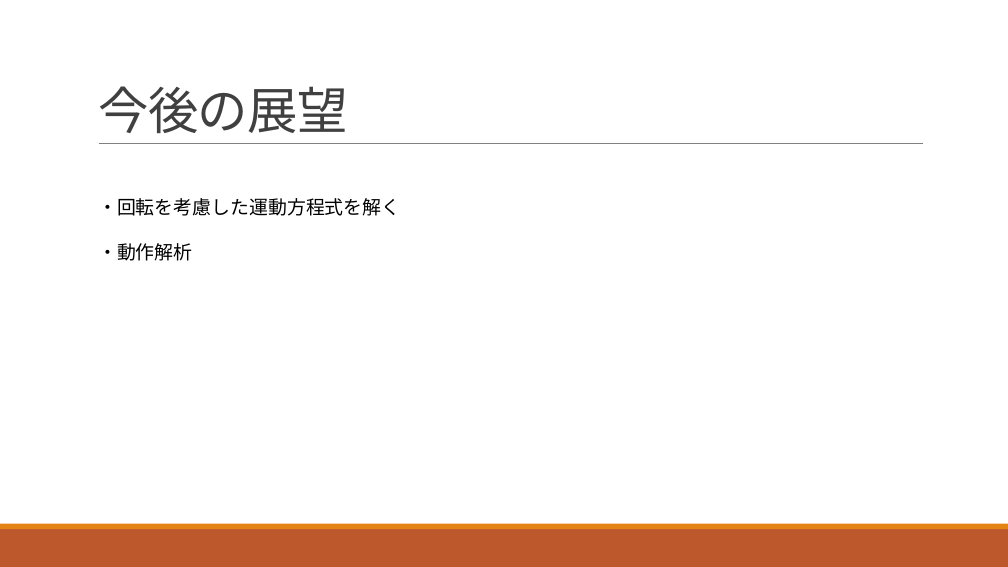
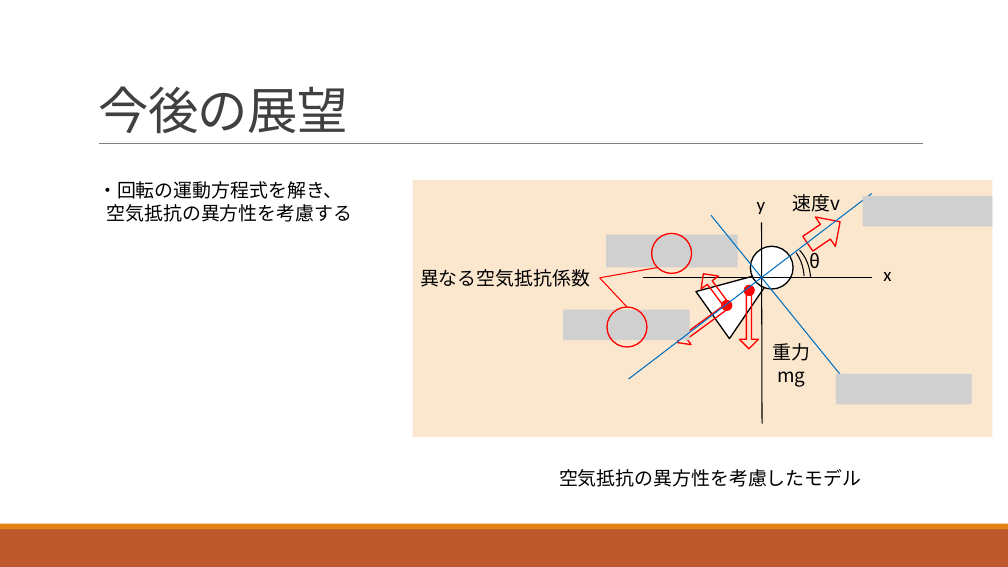
Before and after one commit to morishitamakoto0330/ShuttlecockSimulation, a slide deck: slide 8 of presentation/center_report.pptx. Drawn at 1008x567 pixels with LibreOffice and Linux fonts; fonts in the diff are those of the drawing; grey boxes stand for pictures. Boxes give left, top, right and bottom in pixels: in the first picture for what was removed or moved away, otherwise in the second. Text is boxed around its words. In the diff, an @@ line names an element or a change of style, - is before the commit and + after.

```diff
--- a/presentation/center_report.pptx
+++ b/presentation/center_report.pptx
@@ text at box(98, 181, 353, 222): text changed @@
-・回転を考慮した運動方程式を解く
-・動作解析
+・回転の運動方程式を解き、
+空気抵抗の異方性を考慮する
@@ rectangle added at box(413, 180, 993, 437), fill #FBE6CE @@
@@ line added from (872, 194) to (628, 379), #0070C0 1 pt @@
@@ text added at box(757, 202, 766, 214), 18 pt, text #000000 @@
+y
@@ text added at box(793, 194, 841, 212), 18 pt, text #000000 @@
+速度v
@@ right arrow added at box(798, 207, 850, 258), outline #FF0000 1.25 pt @@
@@ picture added at box(863, 196, 993, 226) @@
@@ picture added at box(606, 234, 738, 267) @@
@@ ellipse added at box(652, 234, 692, 274), outline #FF0000 1.25 pt @@
@@ line added from (842, 376) to (712, 216), #0070C0 1 pt @@
@@ line added from (761, 222) to (762, 423), #000000 1 pt @@
@@ text added at box(420, 269, 590, 287), 18 pt, text #000000 @@
+異なる空気抵抗係数
@@ line added from (600, 278) to (658, 268), #FF0000 1 pt @@
@@ right arrow added at box(695, 267, 735, 310), outline #FF0000 1.25 pt @@
@@ triangle added at box(696, 246, 793, 338), fill #FFFFFF, outline #000000 1.25 pt @@
@@ ellipse added at box(751, 247, 794, 290), fill #FFFFFF, outline #000000 1.25 pt @@
@@ arc (boxed as its full ellipse) added at box(754, 243, 805, 317), outline #000000 1 pt @@
@@ arc (boxed as its full ellipse) added at box(761, 244, 811, 318), outline #000000 1 pt @@
@@ text added at box(809, 248, 820, 273), 18 pt, text #000000 @@
+θ
@@ line added from (600, 278) to (627, 307), #FF0000 1 pt @@
@@ line added from (644, 278) to (872, 278), #000000 1 pt @@
@@ right arrow added at box(740, 295, 758, 349), outline #FF0000 1.25 pt @@
@@ ellipse added at box(745, 286, 755, 296), fill #FF0000, outline #FF0000 1.25 pt @@
@@ text added at box(883, 272, 891, 281), 18 pt, text #000000 @@
+x
@@ picture added at box(563, 310, 690, 340) @@
@@ ellipse added at box(607, 307, 647, 347), outline #FF0000 1.25 pt @@
@@ right arrow added at box(672, 301, 730, 351), outline #FF0000 1.25 pt @@
@@ ellipse added at box(722, 300, 732, 310), fill #FF0000, outline #FF0000 1.25 pt @@
@@ text added at box(773, 343, 811, 387), 18 pt, text #000000 @@
+重力
+mg
@@ picture added at box(836, 374, 972, 404) @@
@@ text added at box(559, 469, 861, 487), 18 pt, text #000000 @@
+空気抵抗の異方性を考慮したモデル
```
Also in this commit, not shown: 6 other slides changed, 1 slide added.
